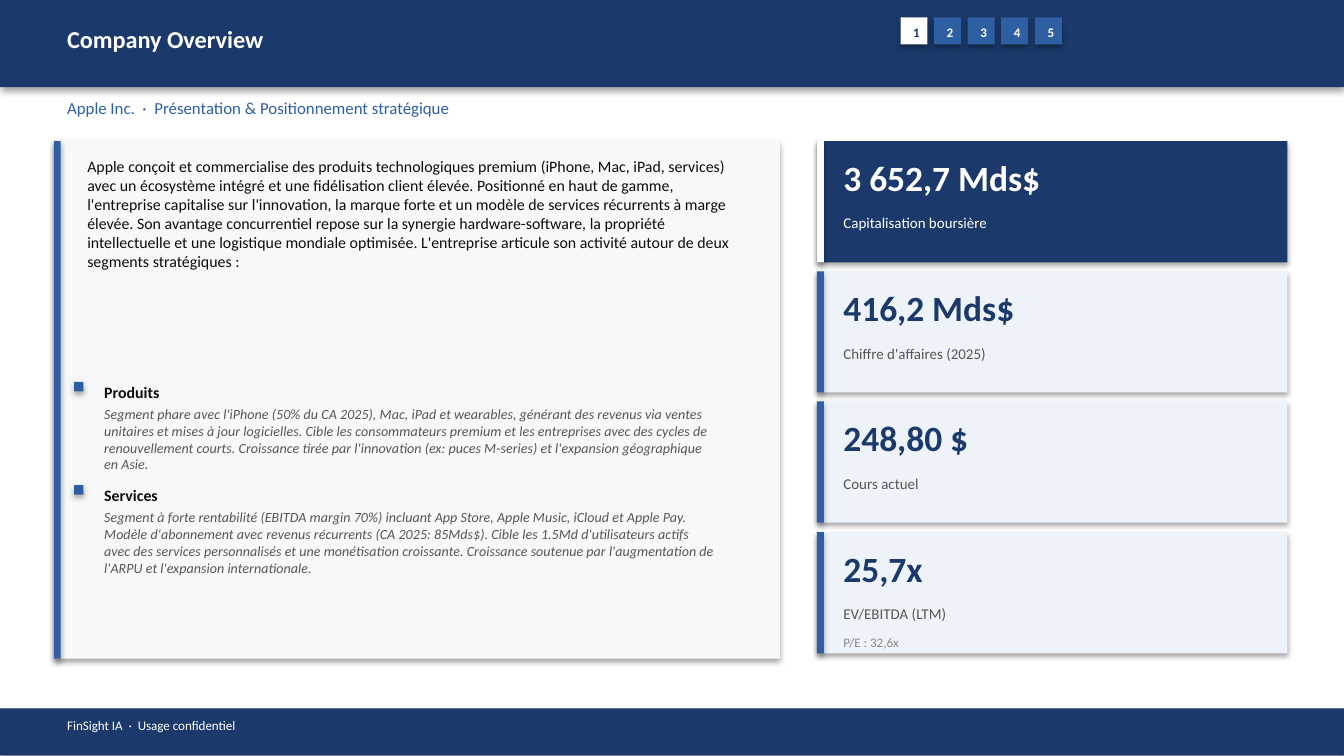
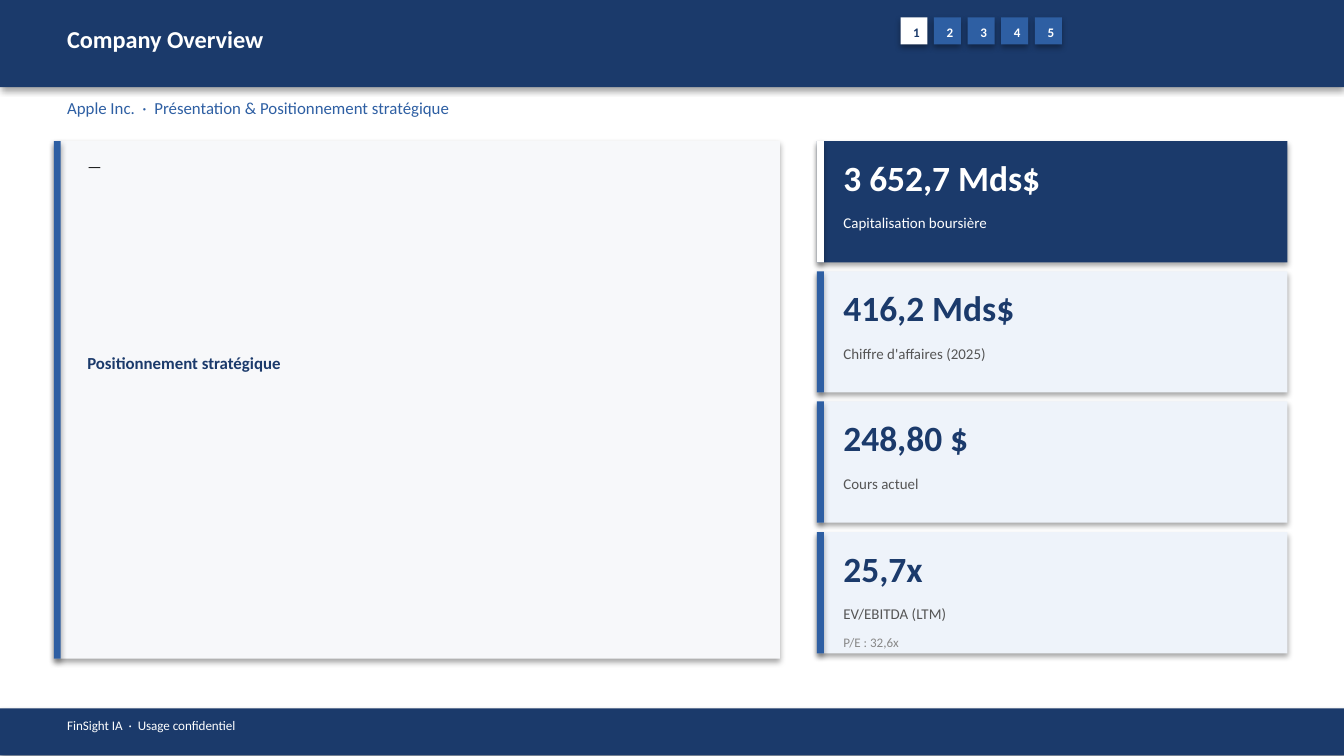
Before and after one commit to baptistejeh07-art/finsight-ia, a slide deck: slide 5 of preview/AAPL/AAPL_pitchbook.pptx. Drawn at 1344x756 pixels with LibreOffice and Linux fonts; fonts in the diff are those of the drawing. Boxes give left, top, right and bottom in pixels: in the first picture for what was removed or moved away, otherwise in the second. Text is boxed around its words. In the diff, an @@ line names an element or a change of style, - is before the commit and + after.

```diff
--- a/preview/AAPL/AAPL_pitchbook.pptx
+++ b/preview/AAPL/AAPL_pitchbook.pptx
@@ text added at <box>74,151,759,362</box>, 8.5 pt, text #0D0D0D @@
+—
@@ text removed at <box>87,160,728,270</box> @@
-Apple conçoit et commercialise des produits technologiques premium (iPhone, Mac, iPad, services) avec un écosystème intégré et une fidélisation client élevée. Positionné en haut de gamme, l'entreprise capitalise sur l'innovation, la marque forte et un modèle de services récurrents à marge élevée. Son avantage concurrentiel repose sur la synergie hardware-software, la propriété intellectuelle et une logistique mondiale optimisée. L'entreprise articule son activité autour de deux segments stratégiques :
@@ text added at <box>87,357,281,372</box>, 9 pt, text #1B3A6B, bold @@
+Positionnement stratégique
@@ rectangle removed at <box>74,382,83,391</box> @@
@@ text removed at <box>104,387,159,398</box> @@
-Produits
@@ text removed at <box>104,409,707,469</box> @@
-Segment phare avec l'iPhone (50% du CA 2025), Mac, iPad et wearables, générant des revenus via ventes unitaires et mises à jour logicielles. Cible les consommateurs premium et les entreprises avec des cycles de renouvellement courts. Croissance tirée par l'innovation (ex: puces M-series) et l'expansion géographique en Asie.
@@ rectangle removed at <box>74,485,83,495</box> @@
@@ text removed at <box>104,490,158,501</box> @@
-Services
@@ text removed at <box>104,512,713,575</box> @@
-Segment à forte rentabilité (EBITDA margin 70%) incluant App Store, Apple Music, iCloud et Apple Pay. Modèle d'abonnement avec revenus récurrents (CA 2025: 85Mds$). Cible les 1.5Md d'utilisateurs actifs avec des services personnalisés et une monétisation croissante. Croissance soutenue par l'augmentation de l'ARPU et l'expansion internationale.
```
Also in this commit, not shown: 14 other slides changed, 4 other files.
